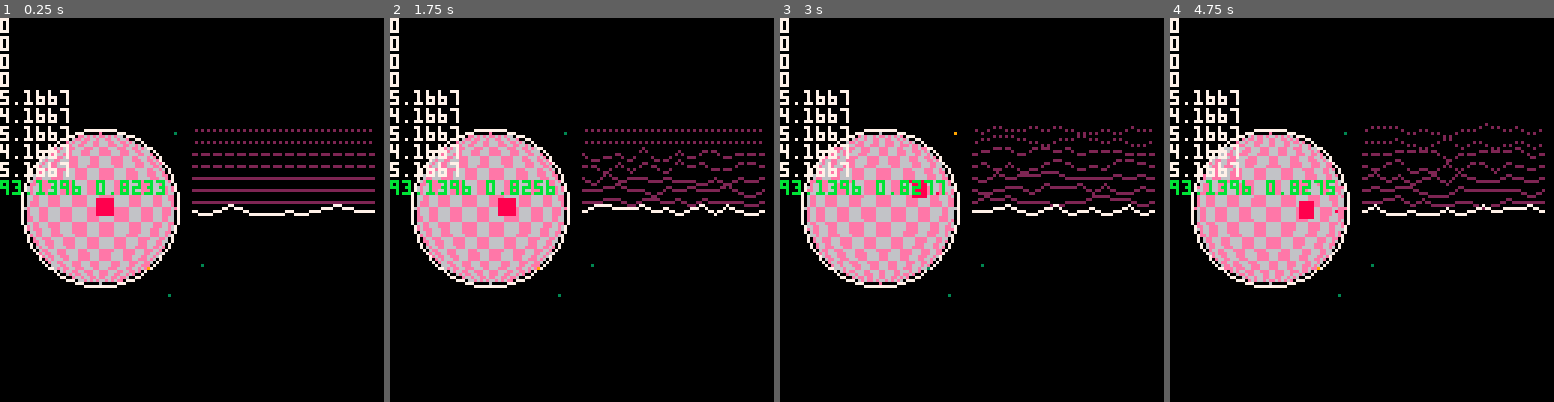
Above: before the commit, frames 1-4 (left to right).
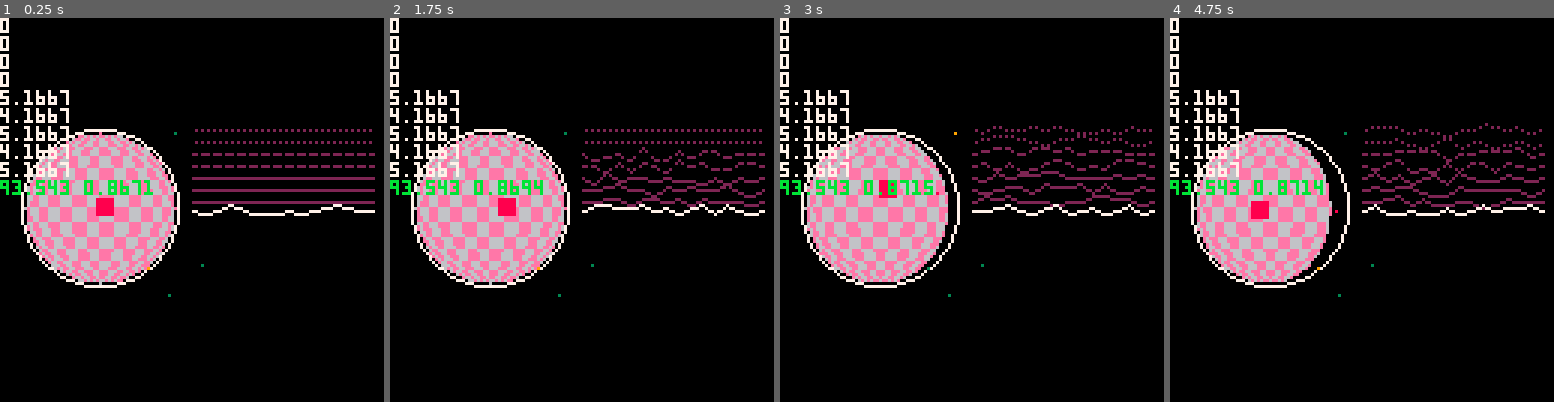
Above: after the commit, the same moments.

Repository: GerodruS/scanner8
Game: PICO-8 cartridge game.p8
Two runs of this game, one before a commit and one after it. Both use one fixed random seed, a clock stepped at 60 frames per second and the inputs below.
Inputs:
- Up to frame 1 (0.25 s): no input
- Up to frame 2 (1.75 s): tap X (X key) at 0.33, 1.07 s; hold Right from 1.6 s (still down)
- Up to frame 3 (3 s): tap X (X key) at 1.85, 2.97 s; release Right at 2.1 s; hold Up 2.15-2.42 s; hold Right from 2.47 s (still down)
- Up to frame 4 (4.75 s): release Right at 3.03 s; hold Left 3.08-3.58 s; hold Down 3.63-3.97 s; hold Right 4.02-4.68 s; tap X (X key) at 4.08 s; hold Up from 4.73 s (still down)

The runs differ from the first frame. In frame 1, 0.5% of the frame differs, in the area x 9-43%, y 42-47%; in frame 2, 0.5%; in frame 3, 3.8%; in frame 4, 9.1%, in the area x 6-47%, y 29-70%.

Commit message:
Started to move texture, not _camera_

Diff:
--- a/game.p8
+++ b/game.p8
@@ -59,7 +59,7 @@
 
 -- cls()
 
- surface.draw(sp)
+ surface.draw(sp,planet_offset)
 -- if (true) return
  planet.draw(planet_offset,surface.get_pixel)
 -- if (true) color(11) print(stat(0)..' '..stat(1)) return
@@ -415,12 +415,17 @@
  return {
   pos=position,
   size=size,
-  draw=function(p)
+  draw=function(p,offset)
    cls()
-   memcpy(0x6000+1024*2,0x1000,1024*4)
-   draw_target(p[1]-size[1],p[2])
-   draw_target(p[1],p[2])
-   draw_target(p[1]+size[1],p[2])
+   offset=offset%128
+   if offset<64 then
+    sspr(offset,64,64,64,0,32)
+   else
+    sspr(offset,64,128-offset,64,0,         32)
+    sspr(0,     64,offset-64,    64,128-offset,32)
+   end
+   draw_target(p[1]-offset,p[2])
+   draw_target(p[1]-offset+128,p[2])
    memcpy(0x2000,0x6000+1024*2,1024*4)
    cls()
   end,
